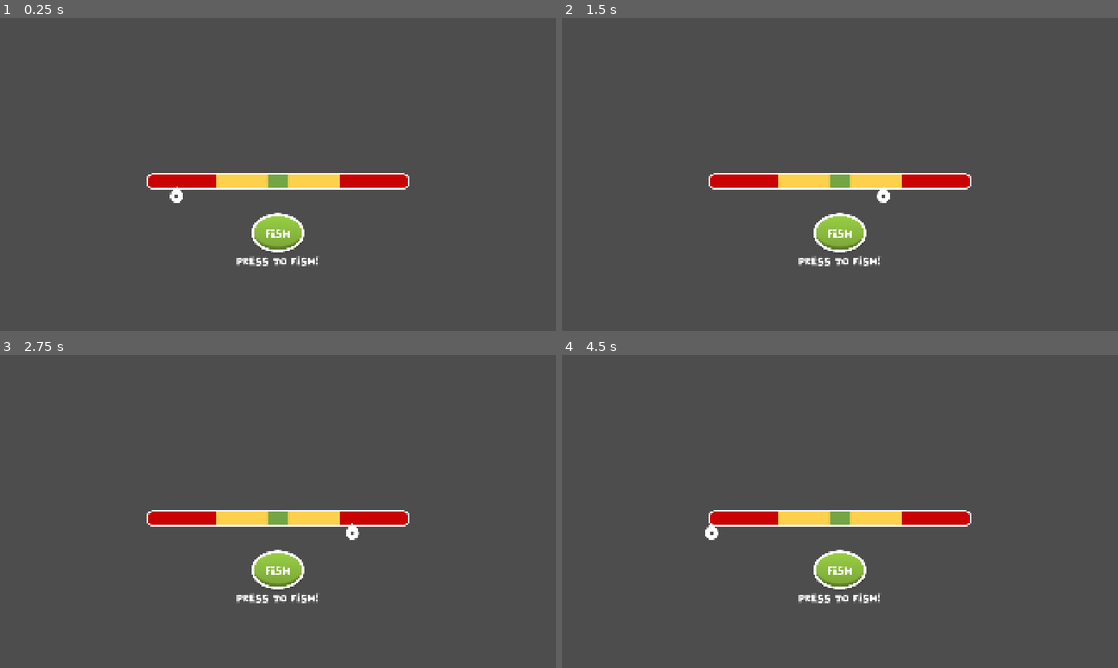
Above: before the commit, frames 1-4 (two rows, left to right).
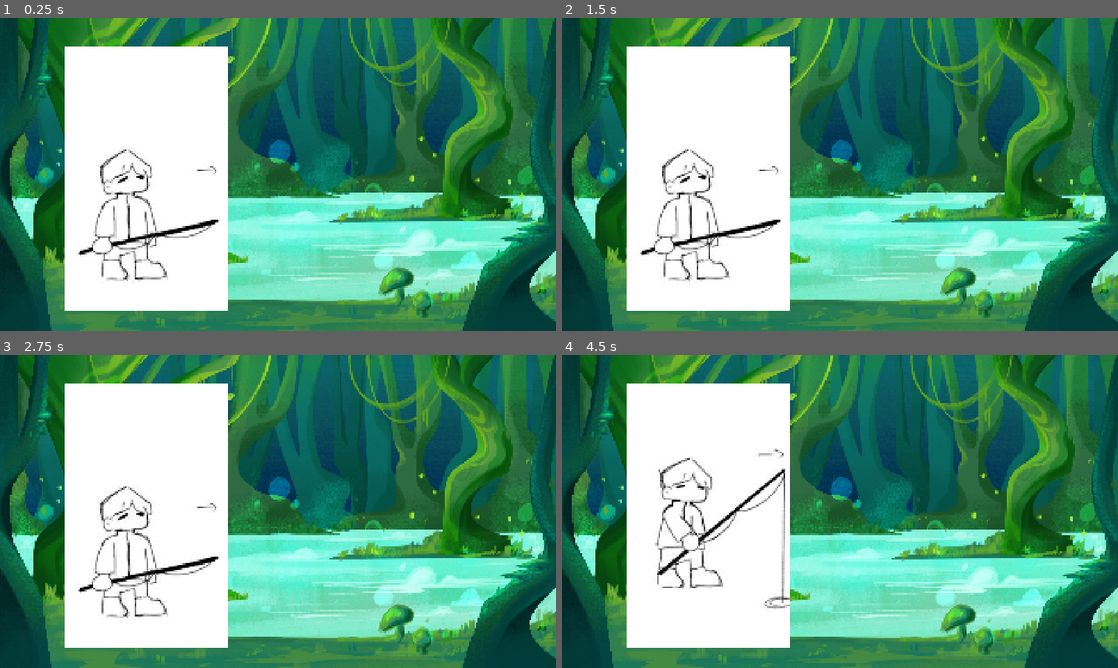
Above: after the commit, the same moments.

Repository: FarCeng/Hooked-On-Debt
Game: Godot game, scene res://scenes/game.tscn
The game is run twice, just before and just after one commit, with the same random seed, the same clock (stepped at 60 frames per second) and the same inputs. This scene is started directly instead of the project's main scene.
Inputs (mouse positions are in pixels of both pictures, inside the frame that each line leads up to):
- Up to frame 1 (0.25 s): no input
- Up to frame 2 (1.5 s): click (840, 233) at 0.52 s; click (840, 233) at 1.27 s
- Up to frame 3 (2.75 s): click (278, 570) at 2.02 s
- Up to frame 4 (4.5 s): tap Enter at 2.75, 3.5, 4.25 s; tap Space at 2.85, 3.02, 3.32, 3.6, 3.77, 4.07, 4.35 s

The runs differ from the first frame. In frame 1, 100% of the frame differs, in the area x 0-100%, y 0-100%; in frame 2, 100%; in frame 3, 100%; in frame 4, 100%.

Commit message:
feat: add mekanik Wating for fish
masih on progress

Diff:
--- a/project.godot
+++ b/project.godot
@@ -22,3 +22,10 @@
 window/size/window_width_override=1280
 window/size/window_height_override=720
 window/stretch/mode="canvas_items"
+
+[input]
+
+SPACE={
+"deadzone": 0.2,
+"events": []
+}
--- a/scenes/game.tscn
+++ b/scenes/game.tscn
@@ -1,14 +1,195 @@
-[gd_scene load_steps=2 format=3 uid="uid://lns6rbjij21u"]
+[gd_scene load_steps=27 format=3 uid="uid://lns6rbjij21u"]
 
 [ext_resource type="PackedScene" uid="uid://butgp5an44sx3" path="res://scenes/reeling.tscn" id="1_uwrxv"]
+[ext_resource type="Script" uid="uid://cugs50pw3qyh6" path="res://scripts/game.gd" id="1_yqjtg"]
+[ext_resource type="Texture2D" uid="uid://bk4eki3g7hw35" path="res://assets/images/BG.png" id="2_lbhrr"]
+[ext_resource type="Texture2D" uid="uid://d2vlplg2gmhgj" path="res://assets/fisherman.png" id="3_iywne"]
 
-[node name="GameArea" type="Control"]
-layout_mode = 3
-anchors_preset = 15
-anchor_right = 1.0
-anchor_bottom = 1.0
-grow_horizontal = 2
-grow_vertical = 2
+[sub_resource type="AtlasTexture" id="AtlasTexture_lbhrr"]
+atlas = ExtResource("3_iywne")
+region = Rect2(0, 1826, 561, 913)
+
+[sub_resource type="AtlasTexture" id="AtlasTexture_iywne"]
+atlas = ExtResource("3_iywne")
+region = Rect2(561, 1826, 561, 913)
+
+[sub_resource type="AtlasTexture" id="AtlasTexture_p57ef"]
+atlas = ExtResource("3_iywne")
+region = Rect2(0, 913, 561, 913)
+
+[sub_resource type="AtlasTexture" id="AtlasTexture_u5sy4"]
+atlas = ExtResource("3_iywne")
+region = Rect2(561, 913, 561, 913)
+
+[sub_resource type="AtlasTexture" id="AtlasTexture_gee14"]
+atlas = ExtResource("3_iywne")
+region = Rect2(1122, 913, 561, 913)
+
+[sub_resource type="AtlasTexture" id="AtlasTexture_0tnpc"]
+atlas = ExtResource("3_iywne")
+region = Rect2(1683, 913, 561, 913)
+
+[sub_resource type="AtlasTexture" id="AtlasTexture_vtaks"]
+atlas = ExtResource("3_iywne")
+region = Rect2(0, 0, 561, 913)
+
+[sub_resource type="AtlasTexture" id="AtlasTexture_kvpfn"]
+atlas = ExtResource("3_iywne")
+region = Rect2(0, 2739, 561, 913)
+
+[sub_resource type="AtlasTexture" id="AtlasTexture_dinhu"]
+atlas = ExtResource("3_iywne")
+region = Rect2(561, 2739, 561, 913)
+
+[sub_resource type="AtlasTexture" id="AtlasTexture_kvuet"]
+atlas = ExtResource("3_iywne")
+region = Rect2(0, 0, 561, 913)
+
+[sub_resource type="AtlasTexture" id="AtlasTexture_trtic"]
+atlas = ExtResource("3_iywne")
+region = Rect2(561, 0, 561, 913)
+
+[sub_resource type="AtlasTexture" id="AtlasTexture_ir15t"]
+atlas = ExtResource("3_iywne")
+region = Rect2(1122, 0, 561, 913)
+
+[sub_resource type="AtlasTexture" id="AtlasTexture_ca42v"]
+atlas = ExtResource("3_iywne")
+region = Rect2(1683, 0, 561, 913)
+
+[sub_resource type="AtlasTexture" id="AtlasTexture_rysoc"]
+atlas = ExtResource("3_iywne")
+region = Rect2(0, 913, 561, 913)
+
+[sub_resource type="SpriteFrames" id="SpriteFrames_yqjtg"]
+animations = [{
+"frames": [{
+"duration": 1.0,
+"texture": SubResource("AtlasTexture_lbhrr")
+}, {
+"duration": 6.0,
+"texture": SubResource("AtlasTexture_iywne")
+}],
+"loop": true,
+"name": &"fail",
+"speed": 5.0
+}, {
+"frames": [{
+"duration": 1.0,
+"texture": SubResource("AtlasTexture_p57ef")
+}, {
+"duration": 7.0,
+"texture": SubResource("AtlasTexture_u5sy4")
+}],
+"loop": true,
+"name": &"reeling1",
+"speed": 5.0
+}, {
+"frames": [{
+"duration": 5.0,
+"texture": SubResource("AtlasTexture_gee14")
+}, {
+"duration": 2.0,
+"texture": SubResource("AtlasTexture_0tnpc")
+}],
+"loop": true,
+"name": &"reeling2",
+"speed": 5.0
+}, {
+"frames": [{
+"duration": 1.0,
+"texture": SubResource("AtlasTexture_vtaks")
+}],
+"loop": true,
+"name": &"still",
+"speed": 5.0
+}, {
+"frames": [{
+"duration": 1.0,
+"texture": SubResource("AtlasTexture_kvpfn")
+}, {
+"duration": 6.0,
+"texture": SubResource("AtlasTexture_dinhu")
+}],
+"loop": true,
+"name": &"succeed",
+"speed": 5.0
+}, {
+"frames": [{
+"duration": 1.0,
+"texture": SubResource("AtlasTexture_kvuet")
+}, {
+"duration": 1.0,
+"texture": SubResource("AtlasTexture_trtic")
+}, {
+"duration": 1.0,
+"texture": SubResource("AtlasTexture_ir15t")
+}, {
+"duration": 1.0,
+"texture": SubResource("AtlasTexture_ca42v")
+}],
+"loop": true,
+"name": &"throwing",
+"speed": 5.0
+}, {
+"frames": [{
+"duration": 1.0,
+"texture": SubResource("AtlasTexture_rysoc")
+}],
+"loop": true,
+"name": &"waiting",
+"speed": 5.0
+}]
+
+[sub_resource type="Animation" id="Animation_ssvqc"]
+resource_name = "still"
+
+[sub_resource type="Animation" id="Animation_264po"]
+resource_name = "throwing"
+
+[sub_resource type="Animation" id="Animation_1kice"]
+resource_name = "waiting"
+
+[sub_resource type="Animation" id="Animation_5newe"]
+resource_name = "reeling"
+
+[sub_resource type="Animation" id="Animation_37s47"]
+resource_name = "succeed"
+
+[sub_resource type="Animation" id="Animation_bt5mj"]
+resource_name = "fail"
+
+[sub_resource type="AnimationLibrary" id="AnimationLibrary_e1j6l"]
+_data = {
+&"fail": SubResource("Animation_bt5mj"),
+&"reeling": SubResource("Animation_5newe"),
+&"still": SubResource("Animation_ssvqc"),
+&"succeed": SubResource("Animation_37s47"),
+&"throwing": SubResource("Animation_264po"),
+&"waiting": SubResource("Animation_1kice")
+}
+
+[node name="Fishing" type="Node2D"]
+script = ExtResource("1_yqjtg")
+
+[node name="Background" type="Sprite2D" parent="."]
+position = Vector2(960, 540)
+texture = ExtResource("2_lbhrr")
+
+[node name="Timer" type="Timer" parent="."]
+
+[node name="FisherDude" type="AnimatedSprite2D" parent="."]
+position = Vector2(505, 552)
+sprite_frames = SubResource("SpriteFrames_yqjtg")
+animation = &"fail"
+frame_progress = 0.0062346263
 
 [node name="Reeling" parent="." instance=ExtResource("1_uwrxv")]
-position = Vector2(960, 631)
+visible = false
+position = Vector2(960, 540)
+metadata/_edit_lock_ = true
+
+[node name="AnimationPlayer" type="AnimationPlayer" parent="."]
+libraries = {
+&"": SubResource("AnimationLibrary_e1j6l")
+}
--- a/scenes/reeling.tscn
+++ b/scenes/reeling.tscn
@@ -1,8 +1,9 @@
-[gd_scene load_steps=8 format=3 uid="uid://butgp5an44sx3"]
+[gd_scene load_steps=9 format=3 uid="uid://butgp5an44sx3"]
 
 [ext_resource type="Texture2D" uid="uid://bxhvo6ue7wrf8" path="res://assets/images/reeling/fish button.png" id="1_d1hdf"]
 [ext_resource type="Script" uid="uid://dww3i5akrqcx7" path="res://scripts/reeling.gd" id="1_pt8at"]
 [ext_resource type="Texture2D" uid="uid://bju5wu7bj2ktd" path="res://assets/images/reeling/indikator ikan.png" id="2_hfcvh"]
+[ext_resource type="Texture2D" uid="uid://cgefhxx7o1nus" path="res://assets/Low Opacity.png" id="2_jtimv"]
 [ext_resource type="Texture2D" uid="uid://dxoj5mpuws540" path="res://assets/images/reeling/slider.png" id="3_3jl1c"]
 [ext_resource type="Texture2D" uid="uid://bmeuyvyoc2imf" path="res://assets/images/reeling/fish button-pressed.png" id="5_hfcvh"]
 [ext_resource type="FontFile" uid="uid://b1mq3mkctiy17" path="res://assets/font/JelloStone-YqKz8.ttf" id="6_3jl1c"]
@@ -13,6 +14,9 @@
 
 [node name="Reeling" type="Node2D"]
 script = ExtResource("1_pt8at")
+
+[node name="Sprite2D" type="Sprite2D" parent="."]
+texture = ExtResource("2_jtimv")
 
 [node name="bar" type="Sprite2D" parent="."]
 position = Vector2(0, -67.5)
--- /dev/null
+++ b/scripts/game.gd
@@ -0,0 +1,148 @@
+extends Node2D
+
+@onready var bite_timer: Timer = $Timer
+@onready var reeling: Node2D = $Reeling
+@onready var fisher: AnimatedSprite2D = $FisherDude
+
+@export var min_wait := 1.0
+@export var max_wait := 4.0
+
+var state := "idle"  # idle, throwing, waiting, hooked, reeling, finish
+
+func _ready():
+	reeling.visible = false
+	bite_timer.one_shot = true
+	bite_timer.connect("timeout", Callable(self, "_on_bite"))
+
+	# defer checking sprite_frames to avoid race with editor assignment
+	call_deferred("_check_sprite_frames")
+
+	# safe initial play if available
+	_play_anim_safe("still")
+	print("[INIT] Ready. State =", state)
+
+
+# ---------------- Input handler ----------------
+func _input(event):
+	# direct Space key (Godot 4 global KEY_SPACE)
+	if event is InputEventKey and event.pressed and not event.echo:
+		if event.keycode == KEY_SPACE:
+			print("[INPUT] Space pressed — calling cast()")
+			cast()
+	# fallback to action "cast" if user configured InputMap
+	if event.is_action_pressed("cast"):
+		print("[INPUT] Action 'cast' pressed — calling cast()")
+		cast()
+
+
+# ---------------- Cast flow ----------------
+func cast():
+	print("[CAST] called. current state:", state)
+	if state != "idle":
+		print("[CAST] ignored — not idle")
+		return
+
+	print("[CAST] Casting started!")
+	state = "throwing"
+	_play_anim_safe("throwing")
+
+	var dur = _get_anim_len_safe("throwing")
+	print("[CAST] Throwing duration =", dur)
+
+	await get_tree().create_timer(dur).timeout
+
+	print("[CAST] Done throwing → state = waiting")
+	state = "waiting"
+	_play_anim_safe("waiting")
+
+	var wait_time = randf_range(min_wait, max_wait)
+	print("[WAITING] Timer started for", wait_time, "seconds")
+	bite_timer.start(wait_time)
+
+
+# ---------------- Bite / hook ----------------
+func _on_bite():
+	print("[_on_bite] timer timeout. current state:", state)
+	if state != "waiting":
+		print("[BITE] ignored, wrong state")
+		return
+
+	state = "hooked"
+	print("[BITE] FISH HOOKED! → state = hooked")
+
+	_play_anim_safe("reeling1")
+
+	var dur = _get_anim_len_safe("reeling1")
+	print("[BITE] Playing reeling1 for", dur)
+	await get_tree().create_timer(dur).timeout
+
+	print("[BITE] Switching to REELING UI")
+	reeling.visible = true
+
+	state = "reeling"
+	_play_anim_safe("reeling2")  # loop animation
+
+
+# ---------------- Finish reeling ----------------
+# call this from your reeling UI, e.g. reeling_node.finish_reeling(true/false)
+func finish_reeling(is_success: bool):
+	print("[FINISH] Reeling finished. Success =", is_success)
+
+	reeling.visible = false
+	state = "finish"
+
+	if is_success:
+		_play_anim_safe("succeed")
+	else:
+		_play_anim_safe("fail")
+
+	var anim_name = "succeed" if is_success else "fail"
+	var dur = _get_anim_len_safe(anim_name)
+	print("[FINISH] Playing", anim_name, "duration =", dur)
+
+	await get_tree().create_timer(dur).timeout
+
+	print("[FINISH] done. Returning to idle")
+	state = "idle"
+	_play_anim_safe("still")
+
+
+# ---------------- Helpers (safe sprite_frames access) ----------------
+func _play_anim_safe(name: String) -> void:
+	if not is_instance_valid(fisher):
+		return
+	var sf = fisher.sprite_frames
+	if sf == null:
+		# no SpriteFrames assigned — skip playing but avoid crashing
+		return
+	if sf.has_animation(name):
+		fisher.play(name)
+
+
+func _get_anim_len_safe(name: String) -> float:
+	# returns anim duration (seconds) or 0 if not available
+	if not is_instance_valid(fisher):
+		return 0.0
+	var sf = fisher.sprite_frames
+	if sf == null:
+		return 0.0
+	if not sf.has_animation(name):
+		return 0.0
+	var frames = sf.get_frame_count(name)
+	var fps = sf.get_animation_speed(name)
+	if fps <= 0:
+		return 0.0
+	return float(frames) / float(fps)
+
+
+func _check_sprite_frames() -> void:
+	if not is_instance_valid(fisher):
+		print("[CHECK] fisher node not found")
+		return
+	var sf = fisher.sprite_frames
+	if sf == null:
+		# print_err (not push_error) so debugger won't auto-break; informative for dev
+		print("[CHECK] AnimatedSprite2D has no SpriteFrames assigned on node:", fisher.name)
+		print("[HINT] Assign SpriteFrames in the Inspector (Frames property). See", "/mnt/data/7c2c46a3-85fa-4c8b-bd77-bc588f0c2ff1.png")
+	else:
+		print("[CHECK] SpriteFrames OK. Animations:", sf.get_animation_names())
Binary file added: assets/Low Opacity.png
Not shown, added: assets/Low Opacity.png.import
Binary file changed: assets/fisherman.png
Binary file added: assets/images/BG.png
Not shown, added: assets/images/BG.png.import
Binary file added: assets/images/BGadaorng.png
Not shown, added: assets/images/BGadaorng.png.import
Not shown, added: scripts/game.gd.uid
